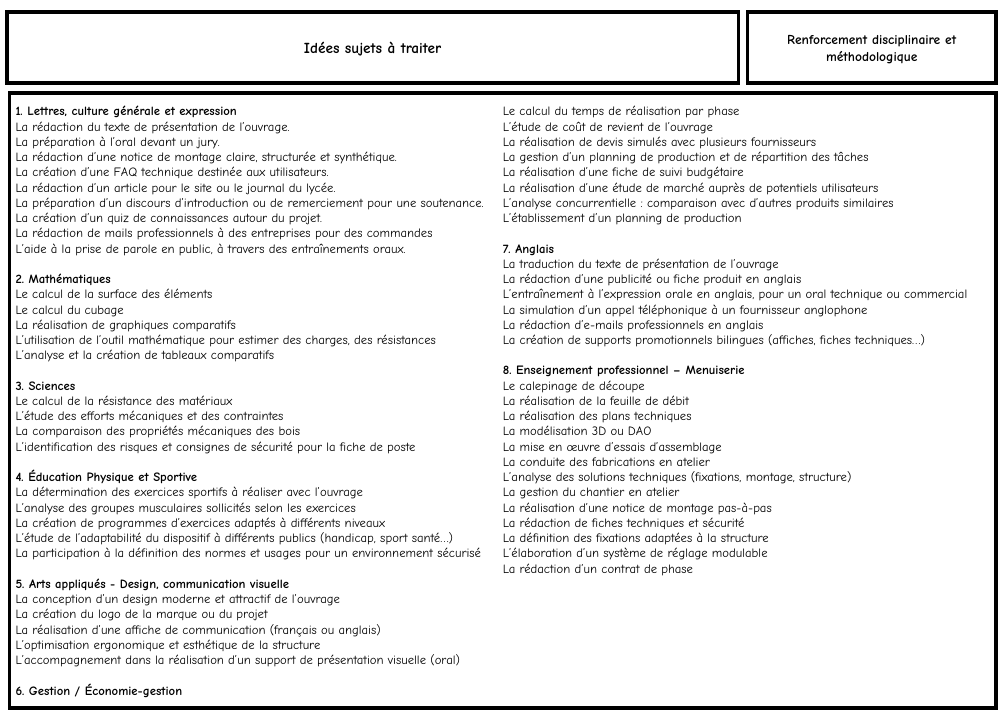
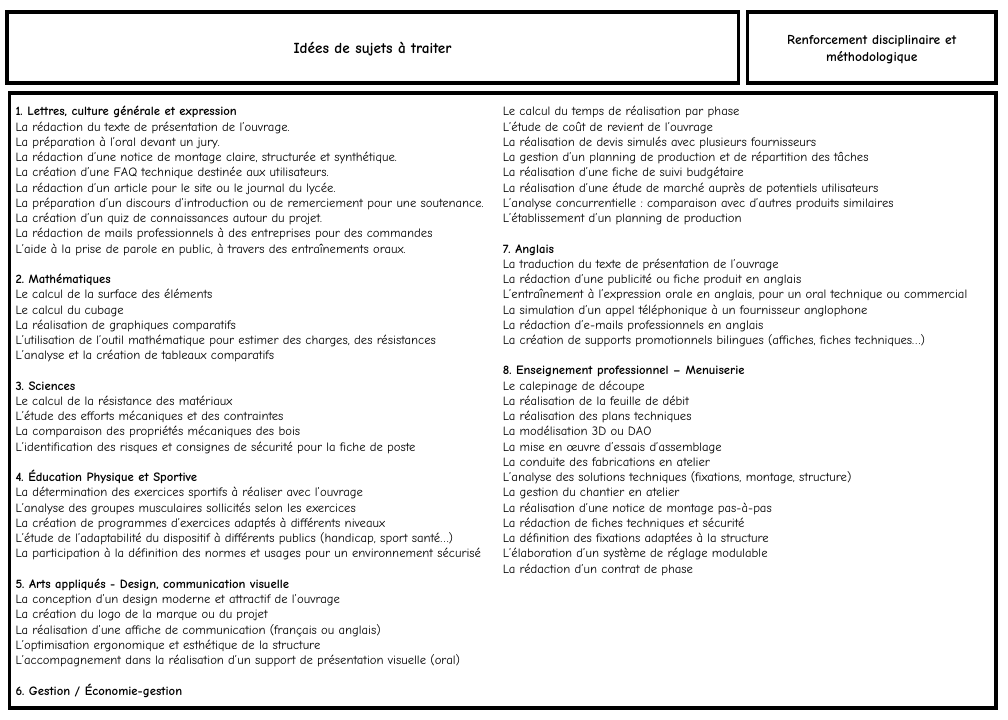
Before and after one commit to kduchevreuil/Cours-Menuiserie, a slide deck: slide 3 of Parcours Y/Parcours Y.pptx. Drawn at 1008x720 pixels with LibreOffice and Linux fonts; fonts in the diff are those of the drawing. Boxes give left, top, right and bottom in pixels: in the first picture for what was removed or moved away, otherwise in the second. Text is boxed around its words. In the diff, an @@ line names an element or a change of style, - is before the commit and + after.

```diff
--- a/Parcours Y/Parcours Y.pptx
+++ b/Parcours Y/Parcours Y.pptx
@@ text in rectangle at (294, 41, 451, 56): text changed @@
-Idées sujets à traiter
+Idées de sujets à traiter
```
Also in this commit, not shown: 2 other slides changed, 1 other file.
